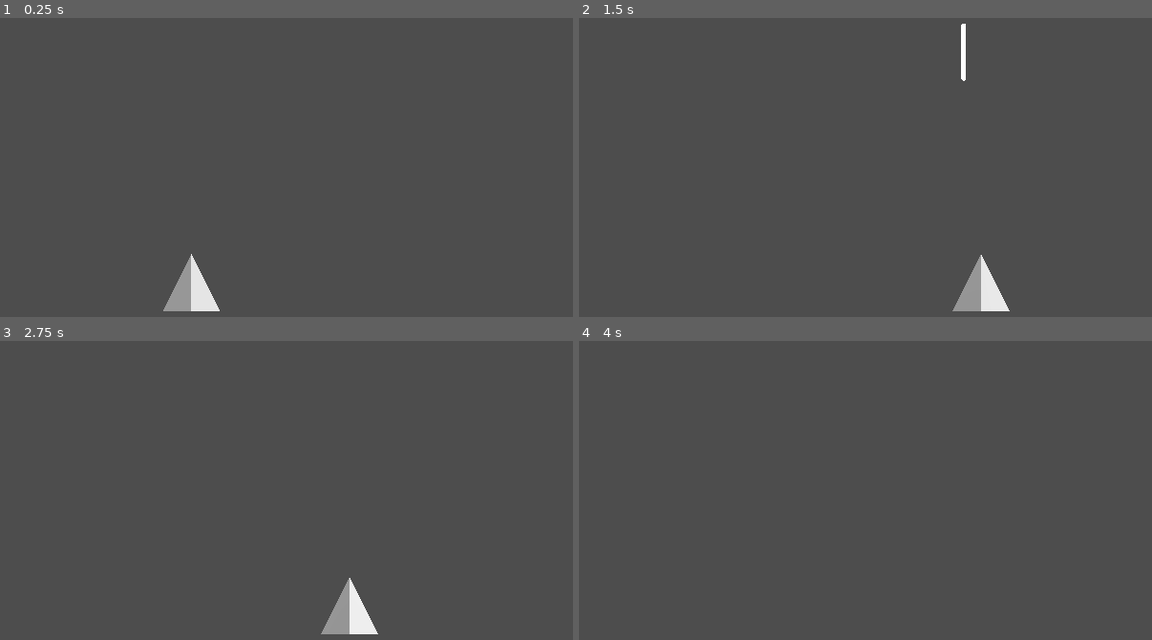
Above: before the commit, frames 1-4 (two rows, left to right).
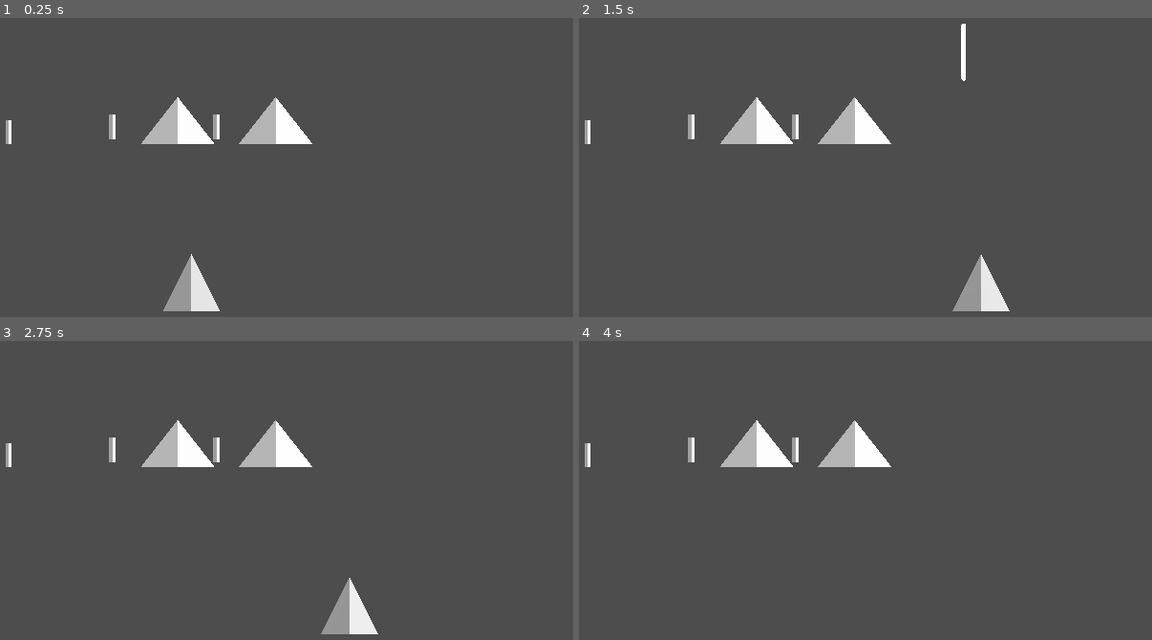
Above: after the commit, the same moments.

Repository: rsrasmu2/godot_test
Game: Godot game, scene res://scenes/main.tscn
Two runs of this game, one before a commit and one after it. Both use one fixed random seed, a clock stepped at 60 frames per second and the inputs below.
Inputs:
- Up to frame 1 (0.25 s): no input
- Up to frame 2 (1.5 s): tap Enter at 0.5 s; hold D (Right) 0.53-1.28 s; tap Space (Fire) at 0.6, 1.35 s; hold A (Left) from 1.28 s (still down)
- Up to frame 3 (2.75 s): release A (Left) at 2.03 s; hold D (Right) from 2.03 s (still down); tap Space (Fire) at 2.1 s
- Up to frame 4 (4 s): tap Space (Fire) at 2.85, 3.6 s; release D (Right) at 3.53 s; hold A (Left) from 3.53 s (still down)

The runs differ from the first frame. In frame 1, 2.3% of the frame differs, in the area x 1-55%, y 26-43%; in frame 2, 2.3%; in frame 3, 2.3%; in frame 4, 2.3%.

Commit message:
Funky issues with bounding boxes

Diff:
--- a/scenes/background.tscn
+++ b/scenes/background.tscn
@@ -1,3 +1,21 @@
-[gd_scene format=3 uid="uid://7f60y45gnsj2"]
+[gd_scene load_steps=3 format=3 uid="uid://dk6mae2s0cagt"]
+
+[ext_resource type="PackedScene" uid="uid://d38p23gdwgtji" path="res://assets/sm_mountain.glb" id="2_cbsqf"]
+[ext_resource type="PackedScene" uid="uid://c7te556wqiy5l" path="res://assets/sm_skyscraper.glb" id="3_wisxt"]
 
 [node name="Background" type="Node3D"]
+
+[node name="sm_mountain2" parent="." instance=ExtResource("2_cbsqf")]
+transform = Transform3D(1, 0, 0, 0, 1, 0, 0, 0, 1, -0.480831, 0, -42.1831)
+
+[node name="sm_mountain3" parent="." instance=ExtResource("2_cbsqf")]
+transform = Transform3D(1, 0, 0, 0, 1, 0, 0, 0, 1, 2.94602, 1.52588e-05, -41.581)
+
+[node name="sm_skyscraper2" parent="." instance=ExtResource("3_wisxt")]
+transform = Transform3D(0.707107, 0, -0.707107, 0, 1, 0, 0.707107, 0, 0.707107, -6.40038, -1.90735e-06, -35.031)
+
+[node name="sm_skyscraper3" parent="." instance=ExtResource("3_wisxt")]
+transform = Transform3D(0.707107, 0, -0.707107, 0, 1, 0, 0.707107, 0, 0.707107, -2.76454, 0.191122, -31.6236)
+
+[node name="sm_skyscraper4" parent="." instance=ExtResource("3_wisxt")]
+transform = Transform3D(0.707107, 0, -0.707107, 0, 1, 0, 0.707107, 0, 0.707107, 0.875443, 0.191122, -27.9836)
Binary file added: assets/sm_mountain.glb
Not shown, added: assets/sm_mountain.glb.import
Binary file added: assets/sm_skyscraper.glb
Not shown, added: assets/sm_skyscraper.glb.import
